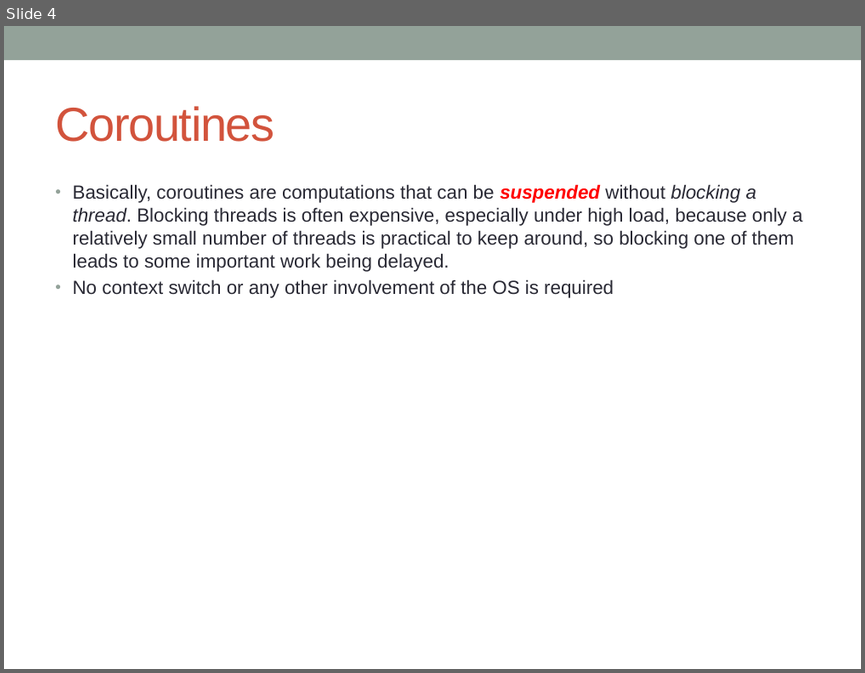
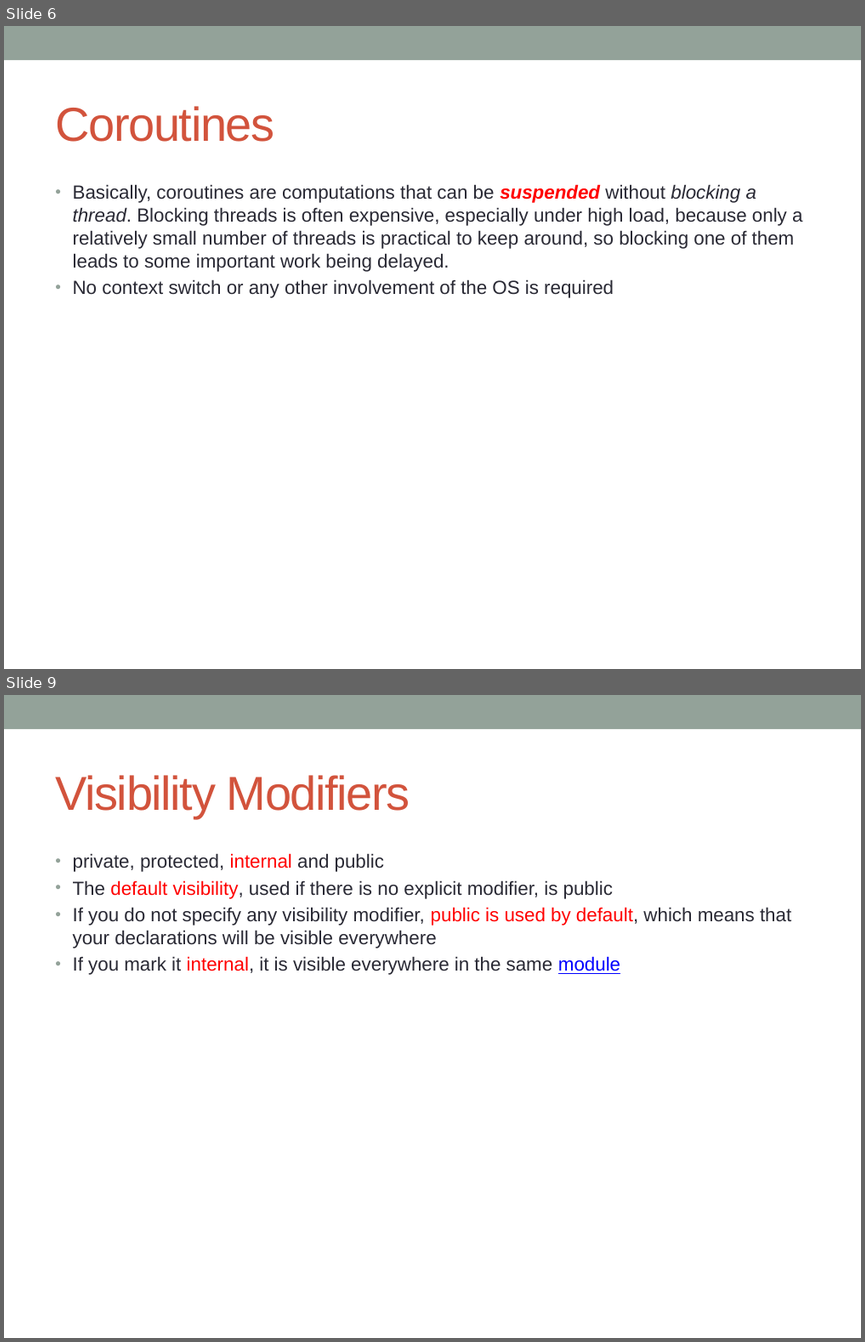
Before and after one commit to notionquest/ProjectDocumentation, a slide deck: Kotlin.pptx. Shown one above the other, each under a label of ours: slide 4 before the commit, slides 6 and 9 after it; the slides between them are not shown. The pictures are 865x673 and 865x1342 pixels, drawn with LibreOffice and Linux fonts; fonts in the diff are those of the drawing. Boxes give left, top, right and bottom in pixels: in the first picture for what was removed or moved away, otherwise in the second. Text is boxed around its words. In the diff, an @@ line names an element or a change of style, - is before the commit and + after.

```diff
--- a/Kotlin.pptx
+++ b/Kotlin.pptx
@@ slide 9 added at <box>4,695,861,1338</box>, background #FFFFFF; not listed: 1 template element that a slide beside it also shows @@
@@ title added at <box>55,775,410,818</box>, 40 pt, text #D2533C @@
+Visibility Modifiers
@@ text added at <box>73,853,791,975</box>, 16 pt, text #292934 @@
+• private, protected, internal and public
+• The default visibility, used if there is no explicit modifier, is public
+• If you do not specify any visibility modifier, public is used by default, which means that your declarations will be visible everywhere
+• If you mark it internal, it is visible everywhere in the same module
@@ what was slide 4 is now slide 6 @@
```
Also in this commit, not shown: 1 slide changed, 15 other slides added.
